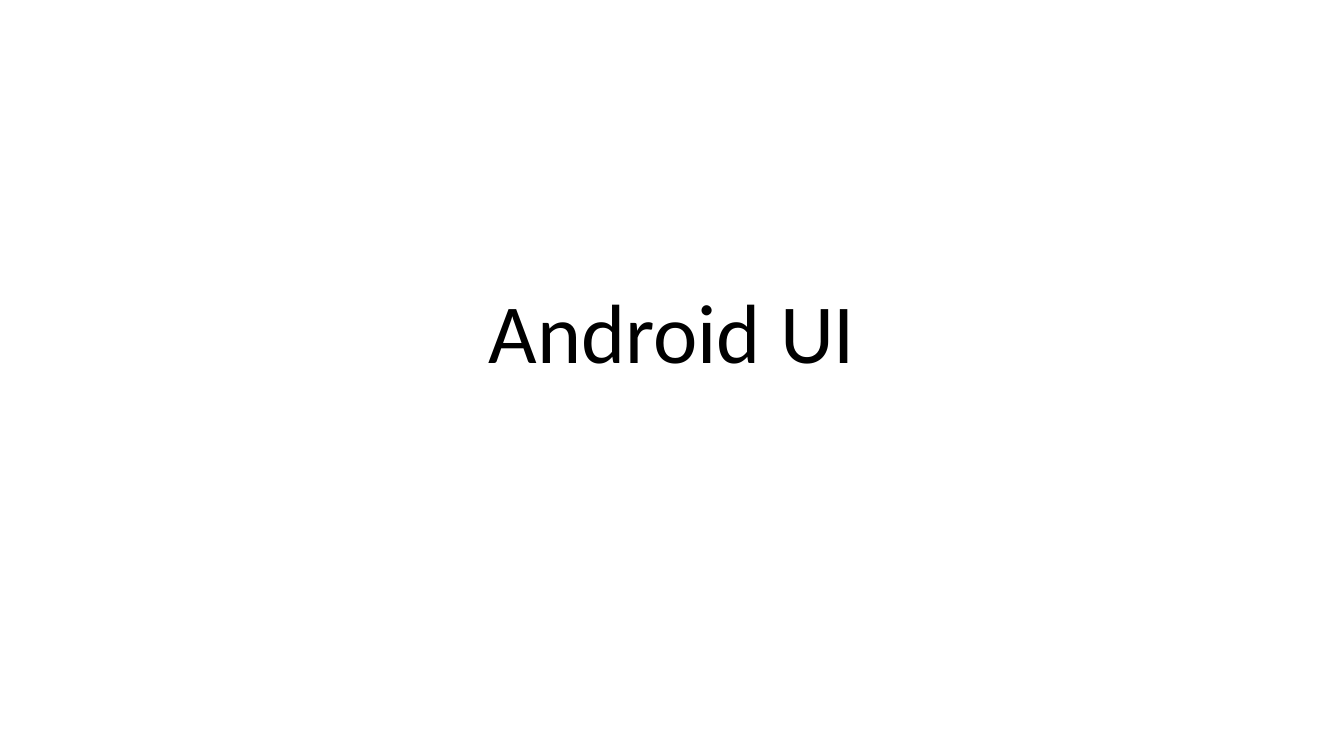
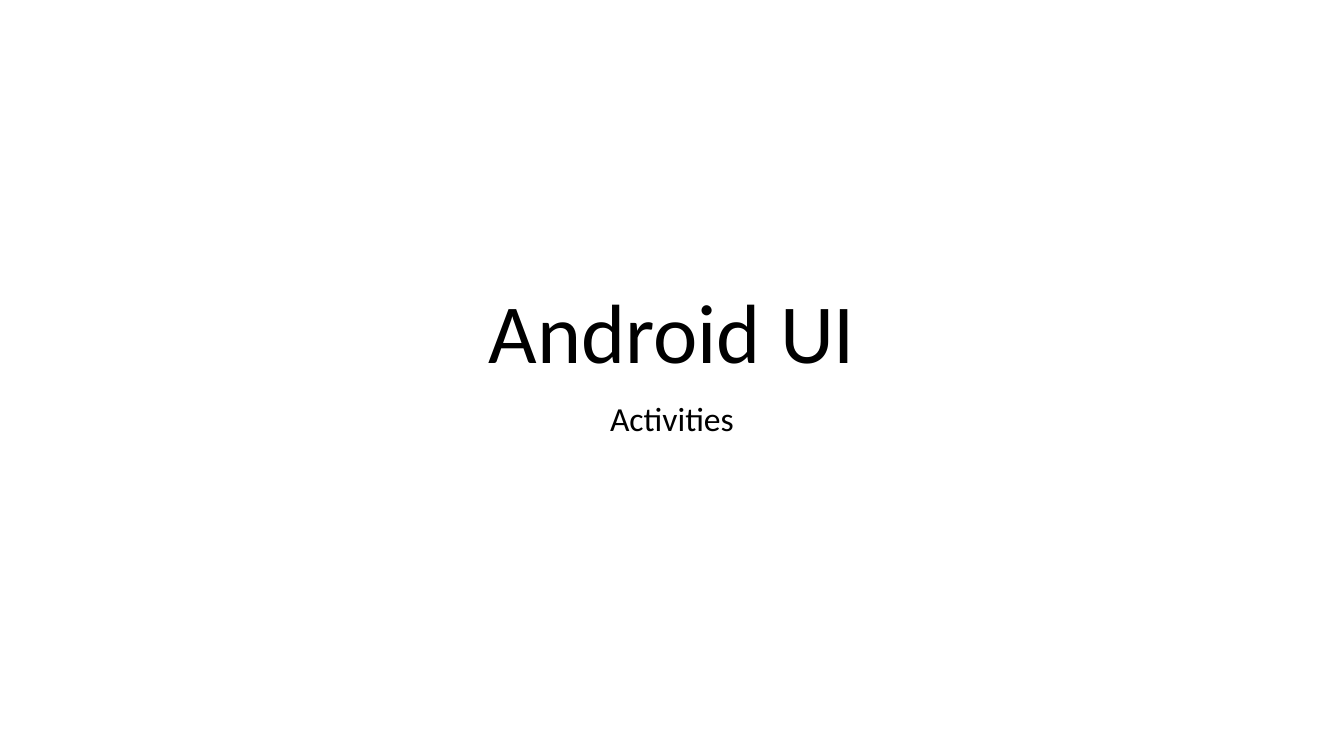
Before and after one commit to desombre/java_examples, a slide deck: slide 2 of Android_UI.pptx (slide 1 before the commit). Drawn at 1344x756 pixels with LibreOffice and Linux fonts; fonts in the diff are those of the drawing. Boxes give left, top, right and bottom in pixels: in the first picture for what was removed or moved away, otherwise in the second. Text is boxed around its words. In the diff, an @@ line names an element or a change of style, - is before the commit and + after.

```diff
--- a/Android_UI.pptx
+++ b/Android_UI.pptx
@@ subtitle added at [610, 407, 734, 432], 24 pt, text #000000 @@
+Activities
```
Also in this commit, not shown: 6 other slides changed, 12 slides added, 4 slides removed.
